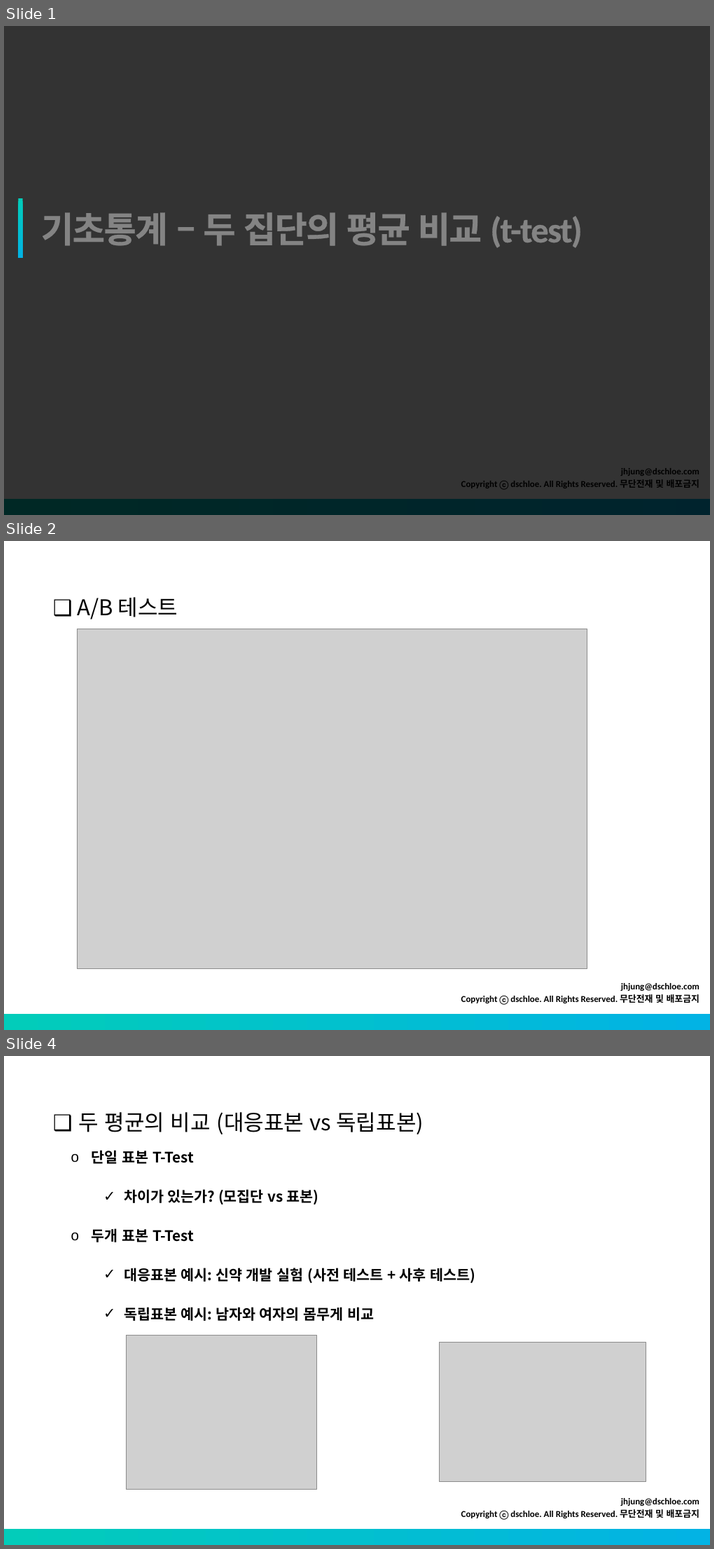
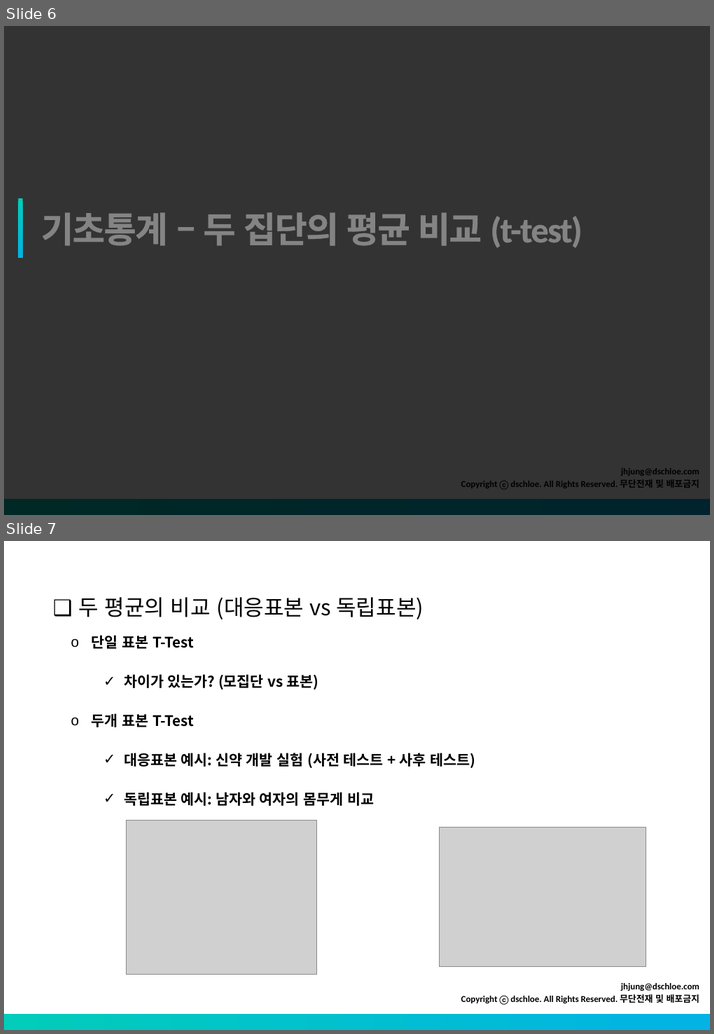
Before and after one commit to ycko725/R_edu, a slide deck: source_2021/2_day_stat_regression/source/기초통계 - t-test.pptx. Shown one above the other, each under a label of ours: slides 1, 2 and 4 before the commit, slides 6 and 7 after it; the slides between them are not shown. The pictures are 714x1549 and 714x1034 pixels, drawn with LibreOffice and Linux fonts; fonts in the diff are those of the drawing; grey boxes stand for pictures. Boxes give left, top, right and bottom in pixels: in the first picture for what was removed or moved away, otherwise in the second. Text is boxed around its words. In the diff, an @@ line names an element or a change of style, - is before the commit and + after.

```diff
--- a/source_2021/2_day_stat_regression/source/기초통계 - t-test.pptx
+++ b/source_2021/2_day_stat_regression/source/기초통계 - t-test.pptx
@@ slide 2 removed at [4, 541, 710, 1030], background #FFFFFF; not listed: 2 template elements that a slide beside it also shows @@
@@ text removed at [78, 597, 178, 619] @@
-❑ A/B 테스트
@@ picture removed at [77, 629, 586, 969] @@
@@ what was slide 1 is now slide 6 @@
@@ what was slide 4 is now slide 7 @@
```
Also in this commit, not shown: 1 slide changed, 4 slides added, 2 other slides removed, 1 other file.
